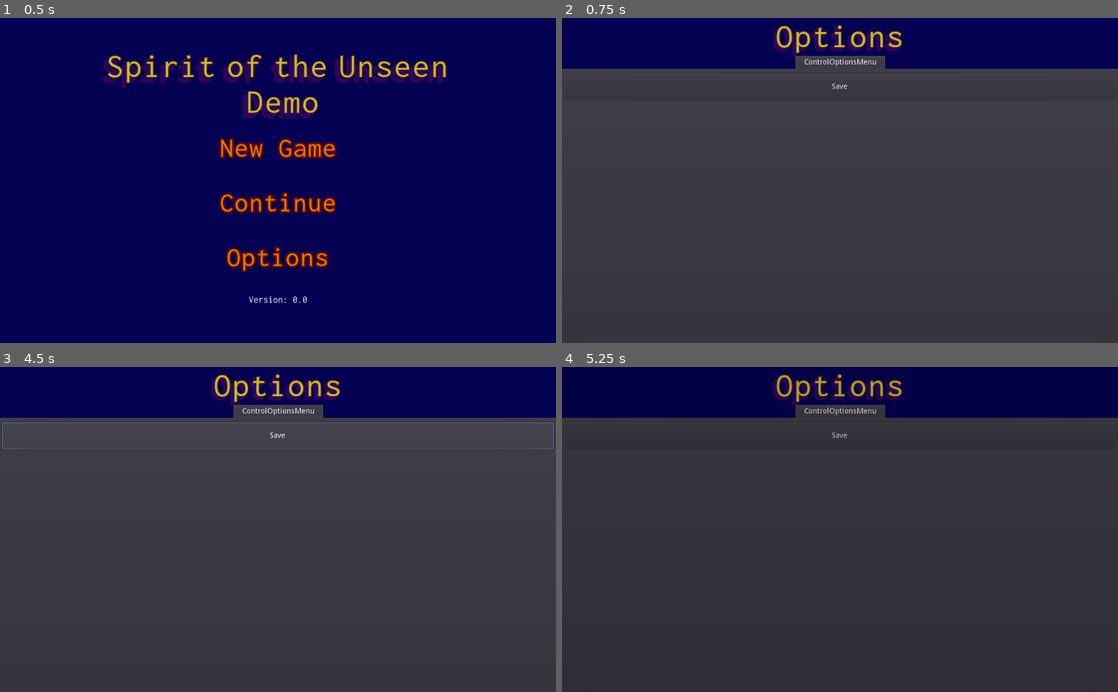
Above: before the commit, frames 1-4 (two rows, left to right).
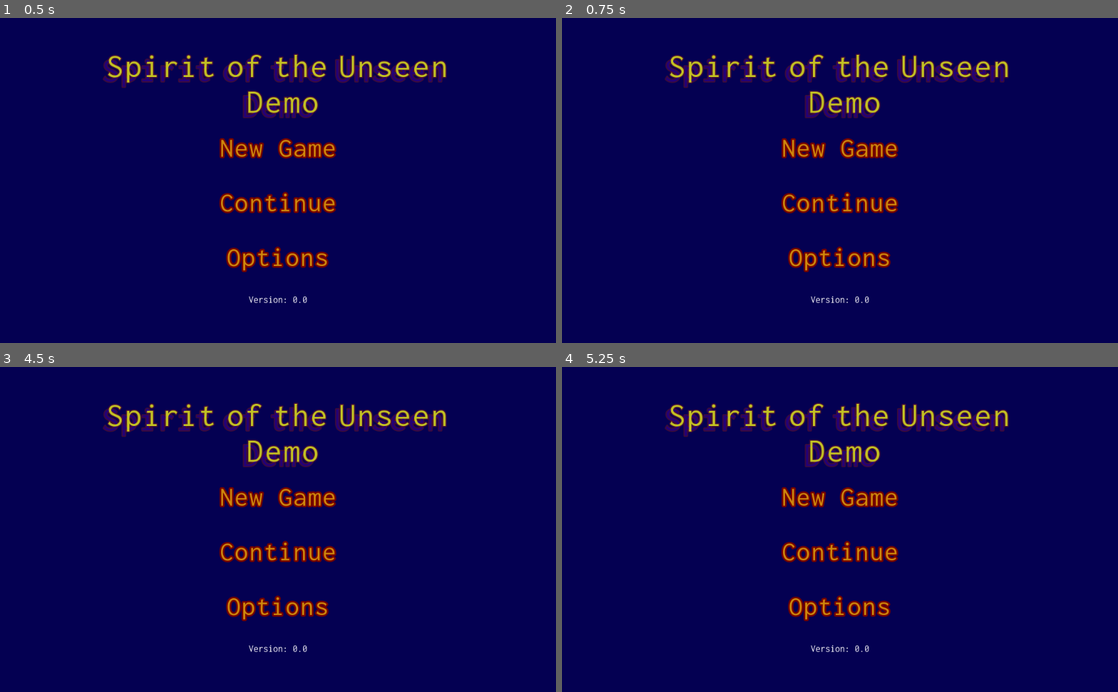
Above: after the commit, the same moments.

Repository: THESTICK16/Spirit-of-the-Unseen-prototype
Game: Godot game, scene res://UI/TitleScreen/TitleScreen.tscn
Same seed, same stepped clock (60 frames per second), same inputs: the game is played once before the commit and once after it. This scene is started directly instead of the project's main scene. The engine's default icon, where the game draws it, is replaced by a stand-in: a white triangle on a blue panel in a dark square.
Inputs (mouse positions are in pixels of both pictures, inside the frame that each line leads up to):
- Up to frame 1 (0.5 s): no input
- Up to frame 2 (0.75 s): click "Options" at 0.5 s
- Up to frame 3 (4.5 s): click (278, 497) at 1.25 s, where only the run after the commit has a clickable "New Game"; click (278, 497) at 2 s, where only the run after the commit has a clickable "New Game"; click (278, 552) at 2.75 s, where only the run after the commit has a clickable "Continue"; click (278, 552) at 3.5 s, where only the run after the commit has a clickable "Continue"; click (278, 435) at 4.25 s, where only the run before the commit has a clickable "Save"
- Up to frame 4 (5.25 s): move the mouse to (962, 513) at 5.02 s; hold Right (ui_right) from 5.03 s (still down); tap L (a) at 5.1 s; click (962, 513) at 5.17 s

Frame 1 is identical in both runs. In frame 2, 87% of the frame differs, in the area x 0-100%, y 1-100%; in frame 3, 87%; in frame 4, 87%.

Commit message:
Added credits scene to menu but did not implement

Diff:
--- a/TestResources/TestRoom.tscn
+++ b/TestResources/TestRoom.tscn
@@ -81,43 +81,27 @@
 
 [node name="HealthStatRefill" parent="YSort" instance=ExtResource( 11 )]
 position = Vector2( 627, 453 )
-collision_layer = 1024
-collision_mask = 0
 
 [node name="HealthStatRefill2" parent="YSort" instance=ExtResource( 11 )]
 position = Vector2( 560, 473 )
-collision_layer = 1024
-collision_mask = 0
 
 [node name="HealthStatRefill3" parent="YSort" instance=ExtResource( 11 )]
 position = Vector2( 496, 435 )
-collision_layer = 1024
-collision_mask = 0
 
 [node name="HealthStatRefill4" parent="YSort" instance=ExtResource( 11 )]
 position = Vector2( 610, 396 )
-collision_layer = 1024
-collision_mask = 0
 
 [node name="SpiritEnergyRefill" parent="YSort" instance=ExtResource( 12 )]
 position = Vector2( 683, 500 )
-collision_layer = 1024
-collision_mask = 0
 
 [node name="SpiritEnergyRefill2" parent="YSort" instance=ExtResource( 12 )]
 position = Vector2( 537, 434 )
-collision_layer = 1024
-collision_mask = 0
 
 [node name="SpiritEnergyRefill3" parent="YSort" instance=ExtResource( 12 )]
 position = Vector2( 645, 480 )
-collision_layer = 1024
-collision_mask = 0
 
 [node name="SpiritEnergyRefill4" parent="YSort" instance=ExtResource( 12 )]
 position = Vector2( 568, 518 )
-collision_layer = 1024
-collision_mask = 0
 
 [node name="PotRefillItemContainer" parent="YSort" instance=ExtResource( 13 )]
 position = Vector2( 121, 422 )
@@ -146,8 +130,6 @@
 
 [node name="KeyStatRefill" parent="YSort" instance=ExtResource( 16 )]
 position = Vector2( 785, 213 )
-collision_layer = 1024
-collision_mask = 0
 
 [node name="KeyPotRefillItemContainer7" parent="YSort" instance=ExtResource( 13 )]
 position = Vector2( 710, 109 )
--- /dev/null
+++ b/UI/TitleScreen/CreditsMenu.gd
@@ -0,0 +1 @@
+extends TitleScreenMenu
--- /dev/null
+++ b/UI/TitleScreen/CreditsMenu.tscn
@@ -0,0 +1,11 @@
+[gd_scene load_steps=2 format=2]
+
+[ext_resource path="res://UI/TitleScreen/CreditsMenu.gd" type="Script" id=1]
+
+[node name="CreditsMenu" type="Control"]
+anchor_right = 1.0
+anchor_bottom = 1.0
+script = ExtResource( 1 )
+__meta__ = {
+"_edit_use_anchors_": false
+}
--- a/UI/TitleScreen/MainMenu.gd
+++ b/UI/TitleScreen/MainMenu.gd
@@ -1,10 +1,13 @@
 extends TitleScreenMenu
 
 onready var new_game_button = $VBoxContainer/HBoxContainer/Buttons/NewGameMenuButton
+onready var top_button = $VBoxContainer/HBoxContainer/Buttons.get_children()[0]
 onready var buttons = $VBoxContainer/HBoxContainer/Buttons.get_children()
 
 func _ready():
-	new_game_button.grab_focus()
+#	new_game_button.grab_focus()
+	top_button.grab_focus()
+#	print(top_button.name) #FIXME
 	for button in buttons:
 		button.connect("pressed", self, "button_pressed", [button.path_to_scene_to_load])
 #		button.connect("pressed", self, "button_been_pressed_yo", [button.path_to_scene_to_load])
@@ -14,7 +17,8 @@
 #		get_tree().change_scene(next_scene_path) #FIXME implement the pseudo code below with a transition scene
 		TransitionController.change_to_new_scene(next_scene_path)
 	else:
-		set_new_displayed_menu(next_scene_path)
+		if has_method("set_new_displayed_menu"):
+			set_new_displayed_menu(next_scene_path)
 #	var next_scene = load(next_scene_path)
 # while loading this scene, play the transition effect
 # Better yet, load the new scene in the transition scene
--- a/UI/TitleScreen/MainMenu.tscn
+++ b/UI/TitleScreen/MainMenu.tscn
@@ -82,6 +82,13 @@
 text = "Options"
 path_to_scene_to_load = "OptionsMenu"
 
+[node name="CreditsMenuButton" parent="VBoxContainer/HBoxContainer/Buttons" instance=ExtResource( 2 )]
+visible = false
+margin_top = 228.0
+margin_right = 1024.0
+text = "Credits"
+path_to_scene_to_load = "CreditsMenu"
+
 [node name="VersionLabel" type="Label" parent="VBoxContainer"]
 margin_top = 495.0
 margin_right = 1024.0
--- a/UI/TitleScreen/TitleScreen.tscn
+++ b/UI/TitleScreen/TitleScreen.tscn
@@ -1,9 +1,10 @@
-[gd_scene load_steps=5 format=2]
+[gd_scene load_steps=6 format=2]
 
 [ext_resource path="res://UI/TitleScreen/ContinuePlaceHolder.tscn" type="PackedScene" id=1]
 [ext_resource path="res://UI/TitleScreen/TitleScreen.gd" type="Script" id=2]
 [ext_resource path="res://UI/TitleScreen/Options/OptionsMenu.tscn" type="PackedScene" id=3]
 [ext_resource path="res://UI/TitleScreen/MainMenu.tscn" type="PackedScene" id=4]
+[ext_resource path="res://UI/TitleScreen/CreditsMenu.tscn" type="PackedScene" id=5]
 
 [node name="TitleScreen" type="CanvasLayer"]
 script = ExtResource( 2 )
@@ -31,3 +32,5 @@
 [node name="ContinuePlaceHolder" parent="Menus" instance=ExtResource( 1 )]
 
 [node name="OptionsMenu" parent="Menus" instance=ExtResource( 3 )]
+
+[node name="CreditsMenu" parent="Menus" instance=ExtResource( 5 )]
